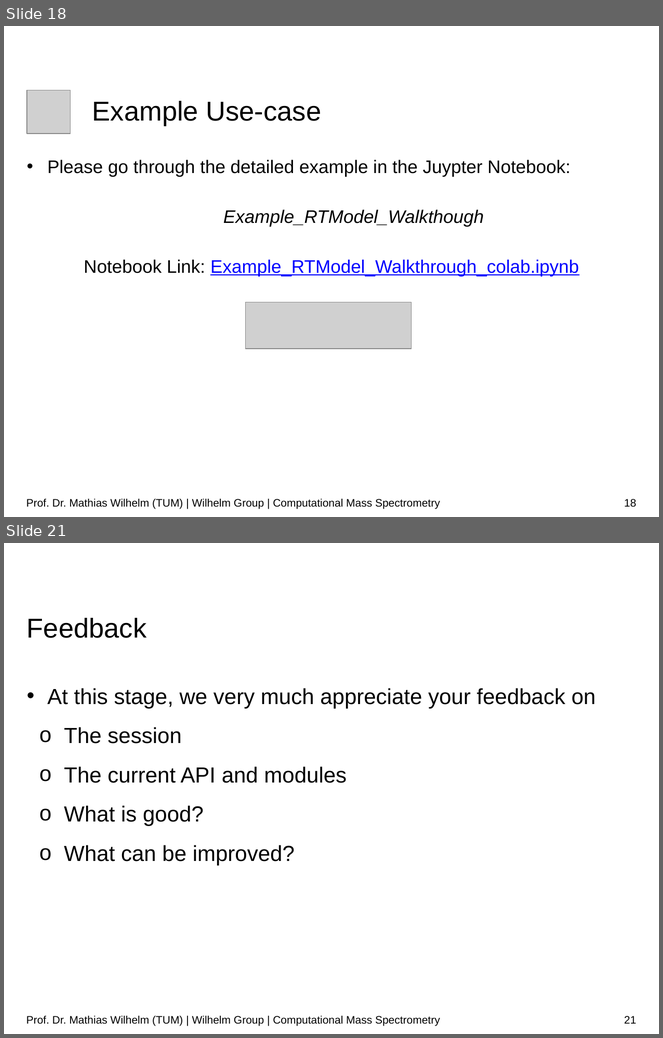
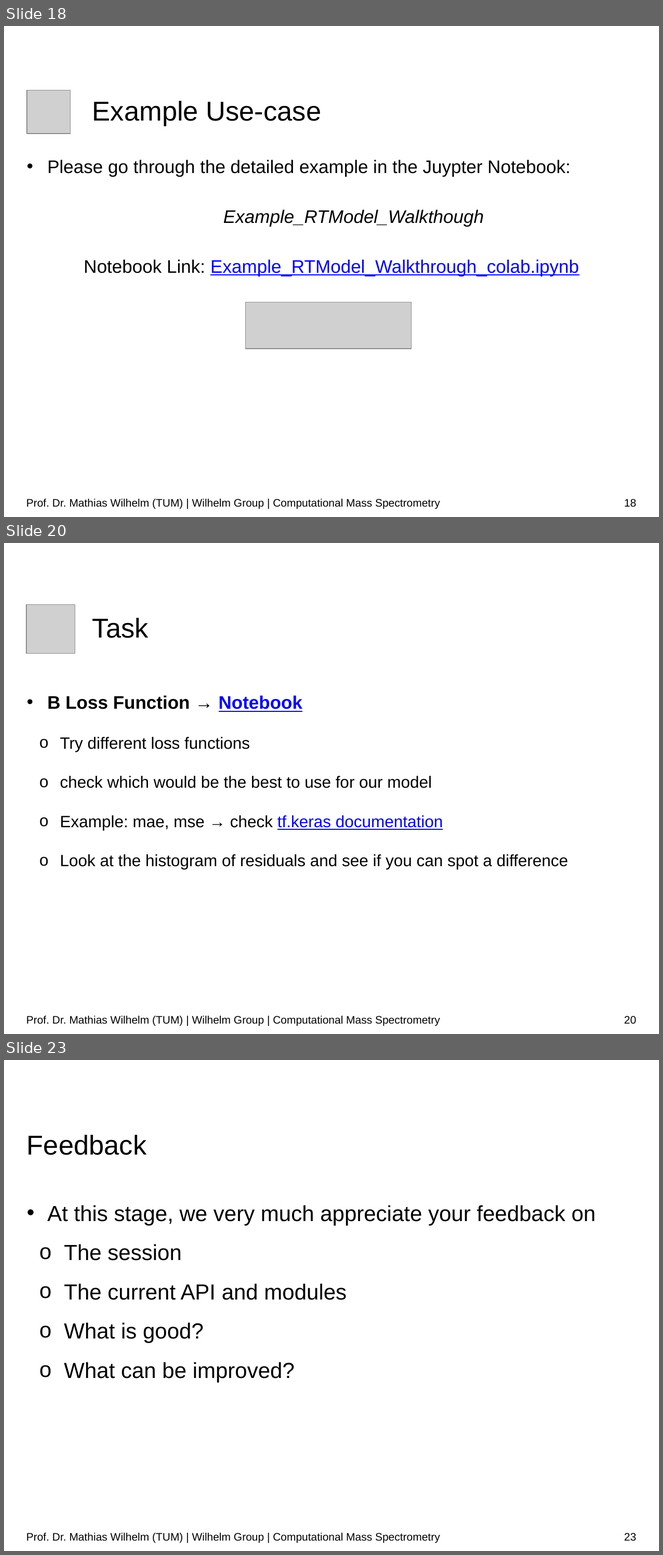
Before and after one commit to wilhelm-lab/dlomix-resources, a slide deck: 01_Intro_Slides_SummerSchool_Sep21.pptx. Shown one above the other, each under a label of ours: slides 18 and 21 before the commit, slides 18, 20 and 23 after it; the slides between them are not shown. The pictures are 663x1038 and 663x1555 pixels, drawn with LibreOffice and Linux fonts; fonts in the diff are those of the drawing; grey boxes stand for pictures; background and template pictures are left out. Boxes give left, top, right and bottom in pixels: in the first picture for what was removed or moved away, otherwise in the second. Text is boxed around its words. In the diff, an @@ line names an element or a change of style, - is before the commit and + after.

Commit message:
updated slides (task slides, removed mape)

```diff
--- a/01_Intro_Slides_SummerSchool_Sep21.pptx
+++ b/01_Intro_Slides_SummerSchool_Sep21.pptx
@@ slide 20 added at [4, 543, 659, 1034], background #FFFFFF @@
@@ picture added at [26, 604, 75, 653] @@
@@ title added at [92, 618, 149, 638], 30 pt, text #000000 @@
+Task
@@ text added at [47, 695, 569, 870], 18 pt, text #000000 @@
+• B Loss Function → Notebook
+  o Try different loss functions
+  o check which would be the best to use for our model
+  o Example: mae, mse → check tf.keras documentation
+  o Look at the histogram of residuals and see if you can spot a difference
@@ text added at [26, 1016, 440, 1026], 12 pt, text #000000 @@
+Prof. Dr. Mathias Wilhelm (TUM) | Wilhelm Group | Computational Mass Spectrometry
@@ page number added at [624, 1016, 636, 1025], 12 pt, text #000000 @@
+20
@@ what was slide 21 is now slide 23 @@
@@ page number at [624, 1533, 636, 1542]: text changed @@
-21
+23
```
Also in this commit, not shown: 2 slides changed, 1 other slide added.
